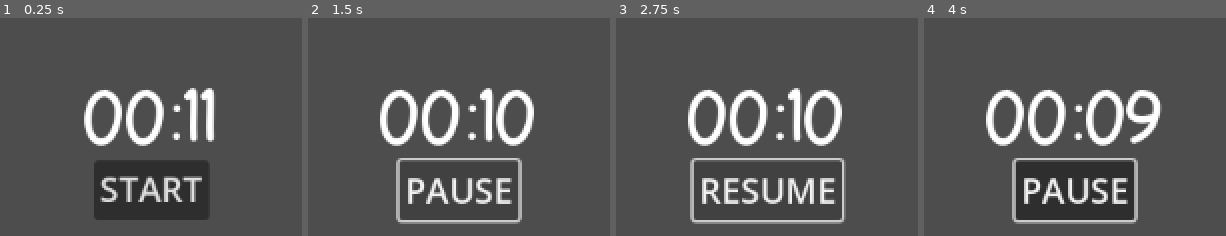
Above: before the commit, frames 1-4 (left to right).
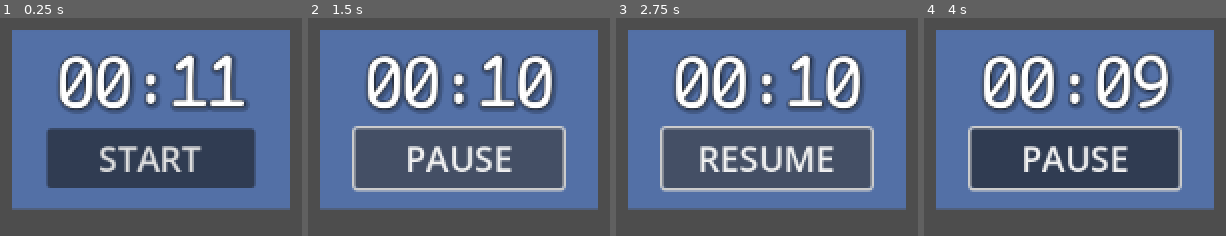
Above: after the commit, the same moments.

Repository: legacynical/polyfocus
Game: Godot game, scene res://scenes/main_window.tscn
The game is run twice, just before and just after one commit, with the same random seed, the same clock (stepped at 60 frames per second) and the same inputs.
Inputs (mouse positions are in pixels of both pictures, inside the frame that each line leads up to):
- Up to frame 1 (0.25 s): no input
- Up to frame 2 (1.5 s): click (320, 28) at 0.52 s; click "START" at 1.25 s
- Up to frame 3 (2.75 s): click "PAUSE" at 2 s
- Up to frame 4 (4 s): click "RESUME" at 2.75 s; click (936, 28) at 3.52 s

The runs differ from the first frame. In frame 1, 77% of the frame differs, in the area x 3-97%, y 5-93%; in frame 2, 66%; in frame 3, 68%; in frame 4, 77%, in the area x 3-97%, y 5-95%.

Commit message:
add and configure UI nodes
-change font to Comic Mono
-add container based nodes
-add background color

Diff:
--- a/scenes/PomodoroTimer.gd
+++ b/scenes/PomodoroTimer.gd
@@ -1,8 +1,8 @@
 extends Node
 
-@onready var label = $TimerLabel
+@onready var label = $VBoxContainer/MarginContainer2/TimerLabel
 @onready var timer = $PomoTimer
-@onready var timer_button = $TimerButton
+@onready var timer_button = $VBoxContainer/MarginContainer/TimerButton
 
 @export var session_time: int
 
@@ -33,6 +33,7 @@
         timer.paused = true
         counting_down = false
         timer_button.text = "RESUME"
+    #TODO: make consistent size images to use for texture button, resume has 1 more char space
     else: # if neither paused and counting down, then start timer and count down
         timer.start()
         counting_down = true
--- a/scenes/main_window.tscn
+++ b/scenes/main_window.tscn
@@ -11,3 +11,15 @@
 grow_vertical = 2
 
 [node name="PomodoroTimer" parent="." instance=ExtResource("1_46ecp")]
+layout_mode = 1
+anchors_preset = 8
+anchor_left = 0.5
+anchor_top = 0.5
+anchor_right = 0.5
+anchor_bottom = 0.5
+offset_left = -100.0
+offset_top = -54.5
+offset_right = 100.0
+offset_bottom = 54.5
+grow_horizontal = 2
+grow_vertical = 2
--- a/scenes/pomodoro_timer.tscn
+++ b/scenes/pomodoro_timer.tscn
@@ -1,50 +1,66 @@
-[gd_scene load_steps=4 format=3 uid="uid://cyssynqbw33oq"]
+[gd_scene load_steps=5 format=3 uid="uid://cyssynqbw33oq"]
 
 [ext_resource type="Script" path="res://scenes/PomodoroTimer.gd" id="1_dpc6i"]
-[ext_resource type="FontFile" uid="uid://0jqx62gj4pwq" path="res://ldfcomicsans-font/Ldfcomicsans-jj7l.ttf" id="2_rj8dj"]
+[ext_resource type="FontFile" uid="uid://cogm35cdl37e6" path="res://fonts/ComicMono/ComicMono.ttf" id="2_j8k3t"]
 
 [sub_resource type="Theme" id="Theme_r1dsa"]
-default_font = ExtResource("2_rj8dj")
+default_font = ExtResource("2_j8k3t")
 default_font_size = 15
 
-[node name="PomodoroTimer" type="Node"]
+[sub_resource type="LabelSettings" id="LabelSettings_ilrq5"]
+font_size = 50
+outline_size = 2
+outline_color = Color(0, 0, 0, 1)
+shadow_size = 11
+shadow_color = Color(0, 0, 0, 0.239216)
+
+[node name="PomodoroTimer" type="PanelContainer"]
+offset_right = 200.0
+offset_bottom = 109.0
 script = ExtResource("1_dpc6i")
 session_time = 11
 
-[node name="TimerLabel" type="Label" parent="."]
-anchors_preset = 8
-anchor_left = 0.5
-anchor_top = 0.5
-anchor_right = 0.5
-anchor_bottom = 0.5
-offset_left = -73.5
-offset_top = -30.0
-offset_right = 73.5
-offset_bottom = 30.0
-grow_horizontal = 2
-grow_vertical = 2
+[node name="ColorRect" type="ColorRect" parent="."]
+layout_mode = 2
+color = Color(0.32549, 0.439216, 0.65098, 1)
+
+[node name="VBoxContainer" type="VBoxContainer" parent="."]
+layout_mode = 2
+theme_override_constants/separation = 0
+
+[node name="HBoxContainer" type="HBoxContainer" parent="VBoxContainer"]
+layout_mode = 2
+
+[node name="TextureButton" type="TextureButton" parent="VBoxContainer/HBoxContainer"]
+layout_mode = 2
+
+[node name="MarginContainer2" type="MarginContainer" parent="VBoxContainer"]
+layout_mode = 2
+theme_override_constants/margin_left = 25
+theme_override_constants/margin_top = 15
+theme_override_constants/margin_right = 25
+
+[node name="TimerLabel" type="Label" parent="VBoxContainer/MarginContainer2"]
+layout_mode = 2
 theme = SubResource("Theme_r1dsa")
 theme_override_font_sizes/font_size = 50
 text = "25:00"
+label_settings = SubResource("LabelSettings_ilrq5")
 horizontal_alignment = 1
+
+[node name="MarginContainer" type="MarginContainer" parent="VBoxContainer"]
+layout_mode = 2
+theme_override_constants/margin_left = 25
+theme_override_constants/margin_right = 25
+theme_override_constants/margin_bottom = 15
+
+[node name="TimerButton" type="Button" parent="VBoxContainer/MarginContainer"]
+layout_mode = 2
+theme_override_font_sizes/font_size = 25
+text = "START"
 
 [node name="PomoTimer" type="Timer" parent="."]
 wait_time = 1500.0
 
-[node name="TimerButton" type="Button" parent="."]
-anchors_preset = 8
-anchor_left = 0.5
-anchor_top = 0.5
-anchor_right = 0.5
-anchor_bottom = 0.5
-offset_left = -41.5
-offset_top = 30.27
-offset_right = 41.5
-offset_bottom = 73.27
-grow_horizontal = 2
-grow_vertical = 2
-theme_override_font_sizes/font_size = 25
-text = "START"
-
+[connection signal="pressed" from="VBoxContainer/MarginContainer/TimerButton" to="." method="_on_timer_button_pressed"]
 [connection signal="timeout" from="PomoTimer" to="." method="_on_pomo_timer_timeout"]
-[connection signal="pressed" from="TimerButton" to="." method="_on_timer_button_pressed"]
Binary file added: fonts/ComicMono/ComicMono.ttf
Not shown, changed: fonts/ComicMono/ComicMono.ttf.import
Renamed: ldfcomicsans-font/Ldfcomicsans-jj7l.ttf -> fonts/ldfcomicsans-font/Ldfcomicsans-jj7l.ttf
Not shown, changed: fonts/ldfcomicsans-font/Ldfcomicsans-jj7l.ttf.import
Renamed: ldfcomicsans-font/Ldfcomicsansbold-zgma.ttf -> fonts/ldfcomicsans-font/Ldfcomicsansbold-zgma.ttf
Not shown, added: fonts/ldfcomicsans-font/Ldfcomicsansbold-zgma.ttf.import
Renamed: ldfcomicsans-font/Ldfcomicsanshairline-5PmL.ttf -> fonts/ldfcomicsans-font/Ldfcomicsanshairline-5PmL.ttf
Not shown, changed: fonts/ldfcomicsans-font/Ldfcomicsanshairline-5PmL.ttf.import
Renamed: ldfcomicsans-font/Ldfcomicsanslight-6dZo.ttf -> fonts/ldfcomicsans-font/Ldfcomicsanslight-6dZo.ttf
Not shown, changed: fonts/ldfcomicsans-font/Ldfcomicsanslight-6dZo.ttf.import
Renamed: ldfcomicsans-font/info.txt -> fonts/ldfcomicsans-font/info.txt
Not shown, added: fonts/ComicMono/LICENSE
